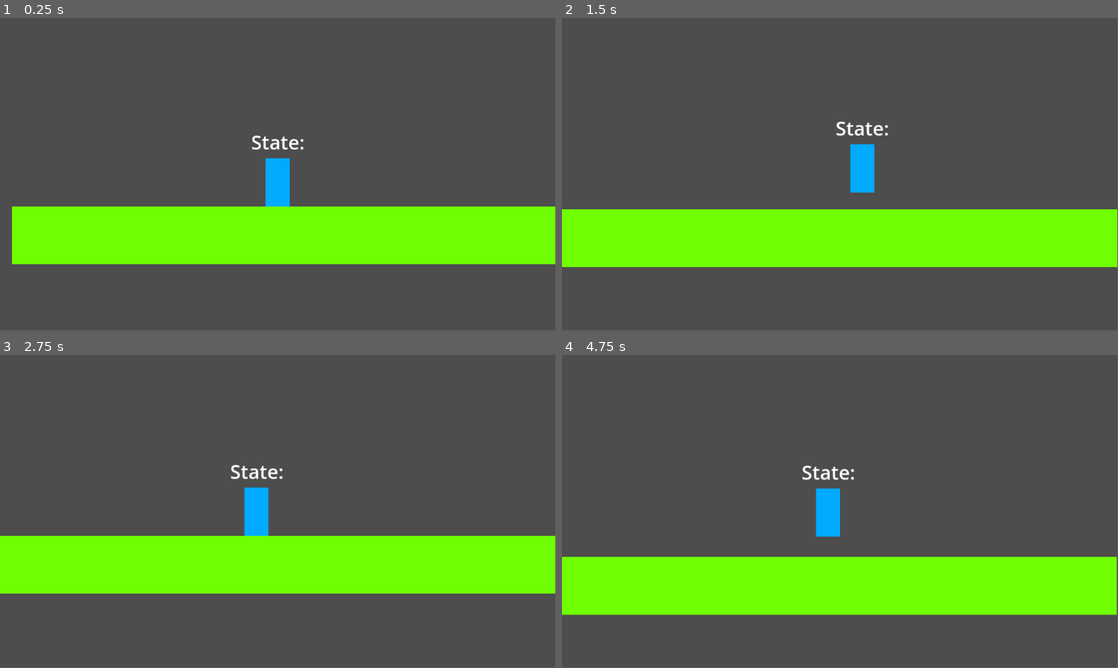
Above: before the commit, frames 1-4 (two rows, left to right).
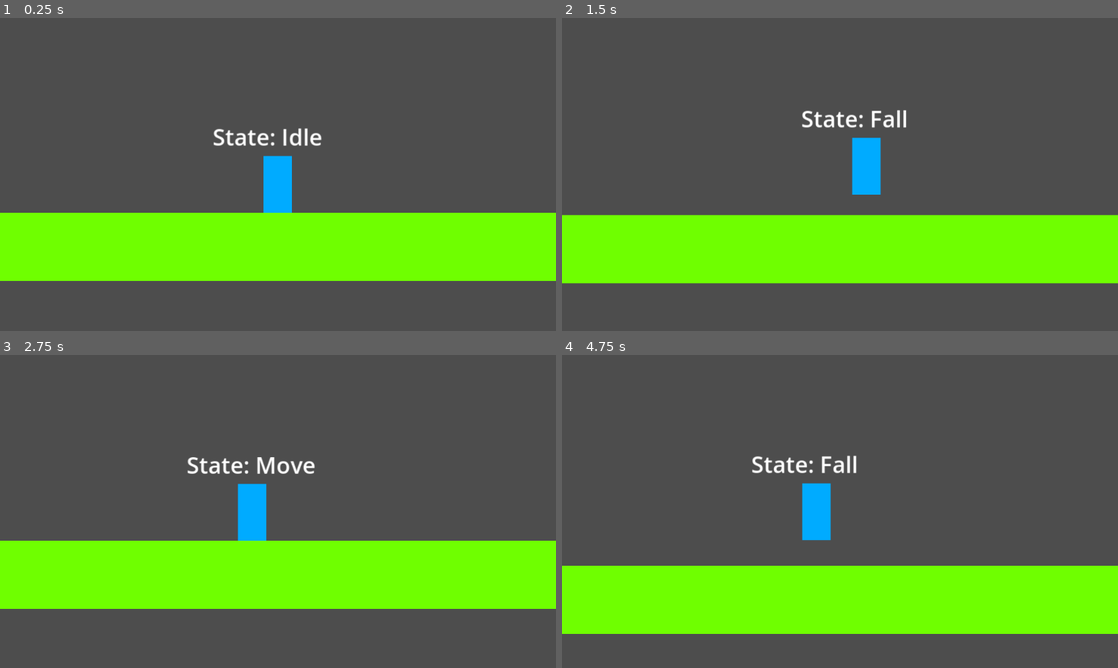
Above: after the commit, the same moments.

Repository: Mrdarx444/Resource-based-Finite-State-Machine
Game: Godot game, scene res://Test/world.tscn
The game is run twice, just before and just after one commit, with the same random seed, the same clock (stepped at 60 frames per second) and the same inputs.
Inputs:
- Up to frame 1 (0.25 s): no input
- Up to frame 2 (1.5 s): hold D (Right) from 0.53 s (still down); tap Space (Jump) at 0.6, 0.77, 1.07, 1.35 s
- Up to frame 3 (2.75 s): tap Space (Jump) at 1.52, 1.82, 2.1 s; release D (Right) at 2.03 s; hold A (Left) from 2.03 s (still down)
- Up to frame 4 (4.75 s): release A (Left) at 2.78 s; hold D (Right) 2.78-4.28 s; tap Space (Jump) at 2.85, 3.02, 3.32, 3.6, 3.77, 4.07, 4.35, 4.52 s; hold A (Left) from 4.28 s (still down)
In our replay, the window is 799x449 before the commit and 800x450 after it. These sizes can differ from the game's own. Grey fills any space a smaller window leaves; there, only what the larger window draws over its background counts as a difference.

The runs differ from the first frame. In frame 1, 8.4% of the frame differs, in the area x 0-100%, y 35-84%; in frame 2, 8.4%; in frame 3, 7.5%; in frame 4, 11%, in the area x 0-100%, y 32-90%.

Commit message:
Connect Player States With player and transport the code to states

Diff:
--- /dev/null
+++ b/Test/Player/States/Fall.gd
@@ -0,0 +1,27 @@
+extends State
+class_name PlayerFall
+
+var name: String = "Fall"
+
+func physics_update(owner, delta: float):
+	var player: Player = owner
+
+	# Movement without acceleration or friction
+	if player.direction:
+		player.velocity.x = player.direction * player.speed
+	else :
+		player.velocity.x = 0
+
+	# Double Jump check
+	if (
+		Input.is_action_just_pressed("Jump") and
+		player.can_double_jump and
+		player.double_jumps_left and
+		!player.is_on_floor() and
+		player.velocity.y > player.double_jump_fall_velocity
+		):
+		request_transition.emit("Jump")
+
+	# Ground Landing check (Idle State)
+	if player.is_on_floor():
+		request_transition.emit("Idle")
--- /dev/null
+++ b/Test/Player/States/Idle.gd
@@ -0,0 +1,26 @@
+extends State
+class_name PlayerIdle
+
+# Debuggin:
+var name: String = "Idle"
+
+func physics_update(owner, delta: float):
+	var player: Player = owner
+
+	# Friction
+	player.velocity.x = move_toward(
+		player.velocity.x,
+		0.0,
+		player.friction * delta
+	)
+
+	# Double Jump
+	player.double_jumps_left = player.extra_jumps
+
+	# Move State Check
+	if player.direction:
+		request_transition.emit("Move")
+
+	# Jump State Check
+	if Input.is_action_just_pressed("Jump"):
+		request_transition.emit("Jump")
--- /dev/null
+++ b/Test/Player/States/Jump.gd
@@ -0,0 +1,36 @@
+extends State
+class_name PlayerJump
+
+var name: String = "Jump"
+var player: Player
+
+func enter(owner):
+	player = owner
+	# Simple Jump
+	if player.is_on_floor():
+		if player.can_jump:
+			player.velocity.y = -player.jump_velocity
+	# Double Jump
+	else :
+		player.velocity.y = -player.double_jump_velocity
+		player.double_jumps_left -= 1
+
+
+func physics_update(owner, delta: float):
+	# Movement without acceleration or friction
+	if player.direction:
+		player.velocity.x = player.direction * player.speed
+	else :
+		player.velocity.x = 0
+
+	# Jump Release
+	if Input.is_action_just_released("Jump"):
+		player.velocity.y = 0
+
+	# Fall State Check:
+	if player.velocity.y >= 0 and !player.is_on_floor():
+		request_transition.emit("Fall")
+
+	# Rare Idle State check (Bugg)
+	if player.is_on_floor():
+		request_transition.emit("Idle")
--- /dev/null
+++ b/Test/Player/States/Move.gd
@@ -0,0 +1,20 @@
+extends State
+class_name PlayerMove
+
+var name: String = "Move"
+
+func physics_update(owner, delta: float):
+	var player: Player = owner
+	# Movement
+	if player.direction:
+		player.velocity.x = move_toward(
+			player.velocity.x,
+			player.speed * player.direction,
+			player.acceleration * delta
+			)
+	else: # Stop
+		request_transition.emit("Idle")
+
+	# Jump State Check
+	if Input.is_action_just_pressed("Jump"):
+		request_transition.emit("Jump")
--- a/Test/Player/player.gd
+++ b/Test/Player/player.gd
@@ -19,36 +19,12 @@
 var double_jumps_left: int = extra_jumps
 
 func _physics_process(delta: float) -> void:
-	movement_handler(delta)
-	jump_handler()
-	apply_gravity(delta)
-	move_and_slide()
+	# Calculate Direction:
+	direction = int(Input.get_axis("Left", "Right"))
 
-func movement_handler(delta: float):
-	direction = int(Input.get_axis("Left", "Right")) # Returns one of those {-1, 0, 1}
-	if direction: # Move state
-		velocity.x = move_toward(velocity.x, speed * direction, acceleration * delta)
-	else : # Idle State
-		velocity.x = move_toward(velocity.x, 0, friction * delta)
-
-func jump_handler(): # Jump State
-	# Reset Double jump on floor (Idle state)
-	if is_on_floor():
-		double_jumps_left = extra_jumps
-
-	if Input.is_action_just_pressed("Jump"):
-		# Simple Jump
-		if is_on_floor() and can_jump:
-			velocity.y = -jump_velocity
-		# Double Jump
-		elif can_double_jump and double_jumps_left and velocity.y > double_jump_fall_velocity:
-			velocity.y = -double_jump_velocity
-			double_jumps_left -= 1
-
-	# Jump Release
-	if Input.is_action_just_released("Jump") and velocity.y < 0:
-		velocity.y = 0
-
-func apply_gravity(delta: float):
+	# Calculate Gravity:
 	if !is_on_floor() and velocity.y < max_fall_speed:
 		velocity.y = min(velocity.y + get_gravity().y * delta, max_fall_speed)
+
+	# Movement Process:
+	move_and_slide()
--- a/Test/Player/player.tscn
+++ b/Test/Player/player.tscn
@@ -1,14 +1,39 @@
-[gd_scene load_steps=6 format=3 uid="uid://dfaso2kgf0qtw"]
+[gd_scene load_steps=16 format=3 uid="uid://dfaso2kgf0qtw"]
 
 [ext_resource type="Script" uid="uid://s8t0a1bmjni4" path="res://Test/Player/player.gd" id="1_ca0rf"]
+[ext_resource type="Script" uid="uid://c57id45p77kgy" path="res://Test/Player/state_lable.gd" id="2_khceq"]
 [ext_resource type="Script" uid="uid://trtmk5fvuh8s" path="res://FSM/fsm_controller.gd" id="2_rakkf"]
+[ext_resource type="Script" uid="uid://cfrmjem7vydv7" path="res://Test/Player/States/Idle.gd" id="3_khceq"]
 [ext_resource type="Script" uid="uid://d3j284dslcqae" path="res://FSM/state.gd" id="3_ymw7o"]
+[ext_resource type="Script" uid="uid://crbjith5yfo2o" path="res://Test/Player/States/Fall.gd" id="6_g0o14"]
+[ext_resource type="Script" uid="uid://bg1dxnpy26ujq" path="res://Test/Player/States/Move.gd" id="6_lq6ox"]
+[ext_resource type="Script" uid="uid://dvwjy6di3ig" path="res://Test/Player/States/Jump.gd" id="6_wt7k4"]
 
 [sub_resource type="RectangleShape2D" id="RectangleShape2D_rakkf"]
 size = Vector2(50, 100)
 
 [sub_resource type="LabelSettings" id="LabelSettings_rakkf"]
 font_size = 40
+
+[sub_resource type="Resource" id="Resource_lq6ox"]
+script = ExtResource("3_khceq")
+metadata/_custom_type_script = "uid://cfrmjem7vydv7"
+
+[sub_resource type="Resource" id="Resource_3nxhd"]
+script = ExtResource("6_g0o14")
+metadata/_custom_type_script = "uid://crbjith5yfo2o"
+
+[sub_resource type="Resource" id="Resource_wt7k4"]
+script = ExtResource("3_khceq")
+metadata/_custom_type_script = "uid://cfrmjem7vydv7"
+
+[sub_resource type="Resource" id="Resource_l6krp"]
+script = ExtResource("6_wt7k4")
+metadata/_custom_type_script = "uid://dvwjy6di3ig"
+
+[sub_resource type="Resource" id="Resource_g0o14"]
+script = ExtResource("6_lq6ox")
+metadata/_custom_type_script = "uid://bg1dxnpy26ujq"
 
 [node name="Player" type="CharacterBody2D"]
 script = ExtResource("1_ca0rf")
@@ -32,7 +57,8 @@
 shape = SubResource("RectangleShape2D_rakkf")
 debug_color = Color(1, 1, 1, 0)
 
-[node name="StateLable" type="Label" parent="."]
+[node name="StateLable" type="Label" parent="." node_paths=PackedStringArray("fsm")]
+custom_minimum_size = Vector2(230, 0)
 anchors_preset = 7
 anchor_left = 0.5
 anchor_top = 1.0
@@ -46,6 +72,8 @@
 grow_vertical = 0
 text = "State:"
 label_settings = SubResource("LabelSettings_rakkf")
+script = ExtResource("2_khceq")
+fsm = NodePath("../FSMController")
 
 [node name="Camera" type="Camera2D" parent="."]
 position_smoothing_enabled = true
@@ -53,10 +81,11 @@
 
 [node name="FSMController" type="Node" parent="."]
 script = ExtResource("2_rakkf")
+initial_state = SubResource("Resource_lq6ox")
 states = Dictionary[String, ExtResource("3_ymw7o")]({
-"Fall": null,
-"Idle": null,
-"Jump": null,
-"Move": null
+"Fall": SubResource("Resource_3nxhd"),
+"Idle": SubResource("Resource_wt7k4"),
+"Jump": SubResource("Resource_l6krp"),
+"Move": SubResource("Resource_g0o14")
 })
 metadata/_custom_type_script = "uid://trtmk5fvuh8s"
--- /dev/null
+++ b/Test/Player/state_lable.gd
@@ -0,0 +1,9 @@
+extends Label
+
+@export var fsm: FSMController
+
+func _process(_delta: float) -> void:
+	if fsm and fsm.current_state:
+		text = "State: %s"%fsm.current_state.name
+	else :
+		text = "No FSM or current_state"
--- a/project.godot
+++ b/project.godot
@@ -21,6 +21,11 @@
 gdscript/warnings/unused_parameter=0
 gdscript/warnings/unused_signal=0
 
+[display]
+
+window/size/viewport_width=979
+window/size/viewport_height=551
+
 [input]
 
 Left={
Not shown, added: Test/Player/States/Fall.gd.uid
Not shown, added: Test/Player/States/Idle.gd.uid
Not shown, added: Test/Player/States/Jump.gd.uid
Not shown, added: Test/Player/States/Move.gd.uid
Not shown, added: Test/Player/state_lable.gd.uid
